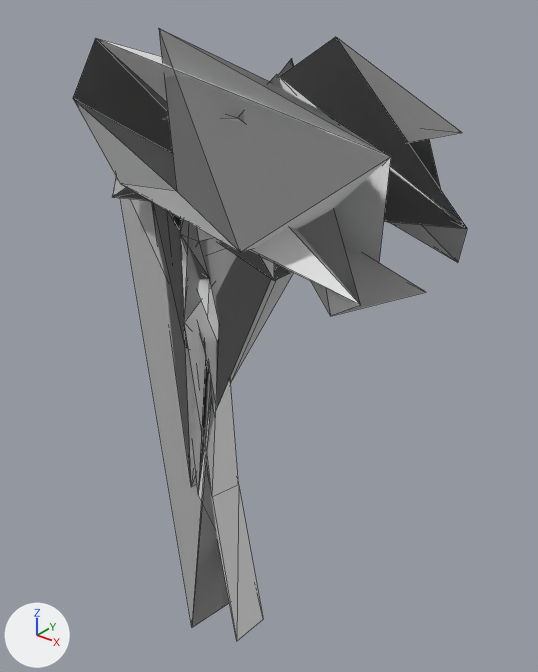
What one commit did to the OBJ model Assets/TramChanh/Art/Models/Environment/SM_StreetTree_Canopy.obj.
Both versions are drawn from a camera (50 mm lens) standing at (6.25, -3.16, 4.55) and looking at (3.43, 0.35, 2.37). Lighting does not change. The marker at lower left points along +X, +Y and +Z. The picture after the commit comes second. Mesh edges are drawn as thin lines. Where no turn or scale is listed for an object, it has been applied to the vertices.

Script lines for the objects in view, before the commit:
```python
me_sm_streettree_canopy = bpy.data.meshes.new('SM_StreetTree_Canopy')
me_sm_streettree_canopy.from_pydata(...)  # 94 vertices, 165 faces; spans x 1.87..4.91, y -0.58..0.95, z 0.0..4.31
# before: 37 (2.4, 0.31, 3.36), 38 (3.24, 0.3, 0.0), 39 (3.01, -0.03, 0.0), 40 (3.32, -0.11, 2.23) at pixel (210, 374), 41 (3.29, -0.11, 2.36) at pixel (205, 355)
# before: 42 (3.24, -0.19, 1.29) at pixel (198, 494), 43 (3.33, -0.12, 2.07) at pixel (211, 396), 44 (3.15, -0.24, 0.0) at pixel (191, 627), 45 (2.16, 0.37, 3.04), 46 (2.24, 0.92, 3.23)
# before: 47 (2.65, 0.43, 3.06), 49 (1.95, 0.4, 3.3), 51 (2.05, 0.89, 3.62), 54 (2.72, 0.14, 3.43), 55 (2.63, 0.72, 3.64)
ob_sm_streettree_canopy = bpy.data.objects.new('SM_StreetTree_Canopy', me_sm_streettree_canopy)
ob_sm_streettree_canopy.location = (0.0, 0.0, 0.0)
```
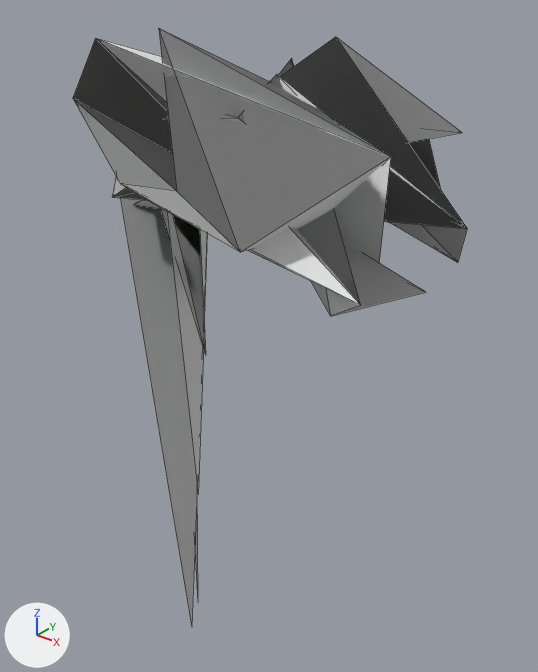
The newer file is also rescaled (x1.105), turned or shifted as a whole; pictures and numbers use the older file's frame.

Location of each change, [x1, y1, x2, y2] in pixels of the pictures (538 x 672 px):
'SM_StreetTree_Canopy', reshaped: before [73, 28, 467, 641]; after [73, 28, 467, 627]
part 1 of me_sm_streettree_canopy, deleted: before [152, 203, 293, 641]
part 2 of me_sm_streettree_canopy, deleted: before [120, 198, 229, 627]

Diff of the bpy script that builds the scene:
```diff
--- a/Assets/TramChanh/Art/Models/Environment/SM_StreetTree_Canopy.obj.py
+++ b/Assets/TramChanh/Art/Models/Environment/SM_StreetTree_Canopy.obj.py
@@ me_sm_streettree_canopy @@
 # used by ob_sm_streettree_canopy; location = (0.0, 0.0, 0.0)
 # verts and faces of me_sm_streettree_canopy; kept vertices keep their numbers, new ones are numbered from 94
-me_sm_streettree_canopy.from_pydata(...)  # 94 vertices, 165 faces; spans x 1.87..4.91, y -0.58..0.95, z 0.0..4.31
+me_sm_streettree_canopy.from_pydata(...)  # 54 vertices, 86 faces; spans x 1.87..4.91, y -0.58..0.95, z 0.0..4.31
+# me_sm_streettree_canopy part 1: the loose piece of 37 vertices spanning x 2.4..4.14, y -0.17..0.4, z 0.0..3.61 is deleted
+# me_sm_streettree_canopy part 2
+delete_vertices([38, 40, 43])  # with the faces that use them
+delete_faces([(39, 45, 46), (37, 39, 51), (41, 54, 42)])
```
